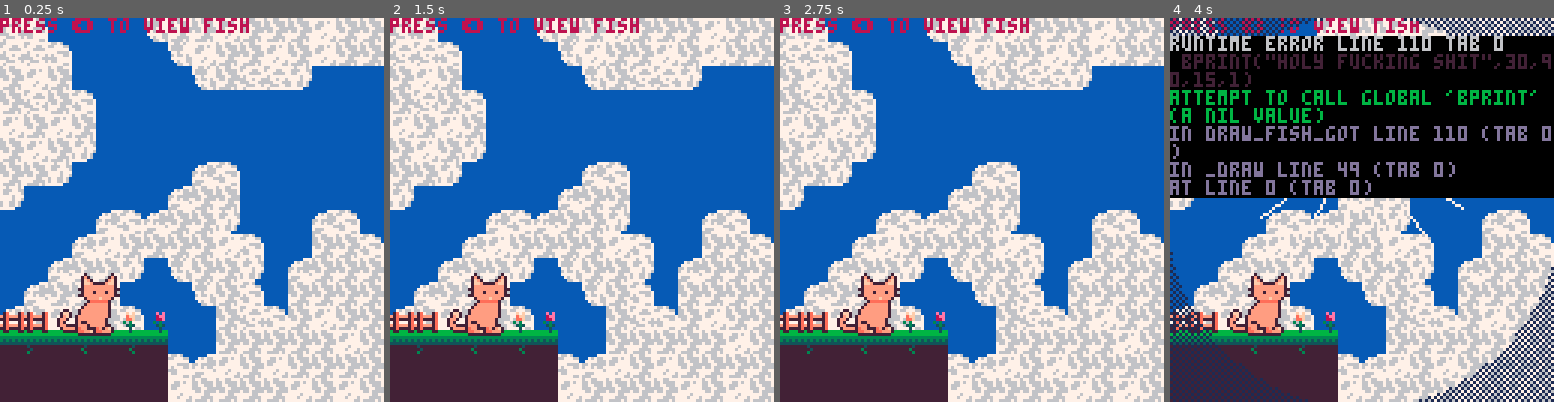
Above: before the commit, frames 1-4 (left to right).
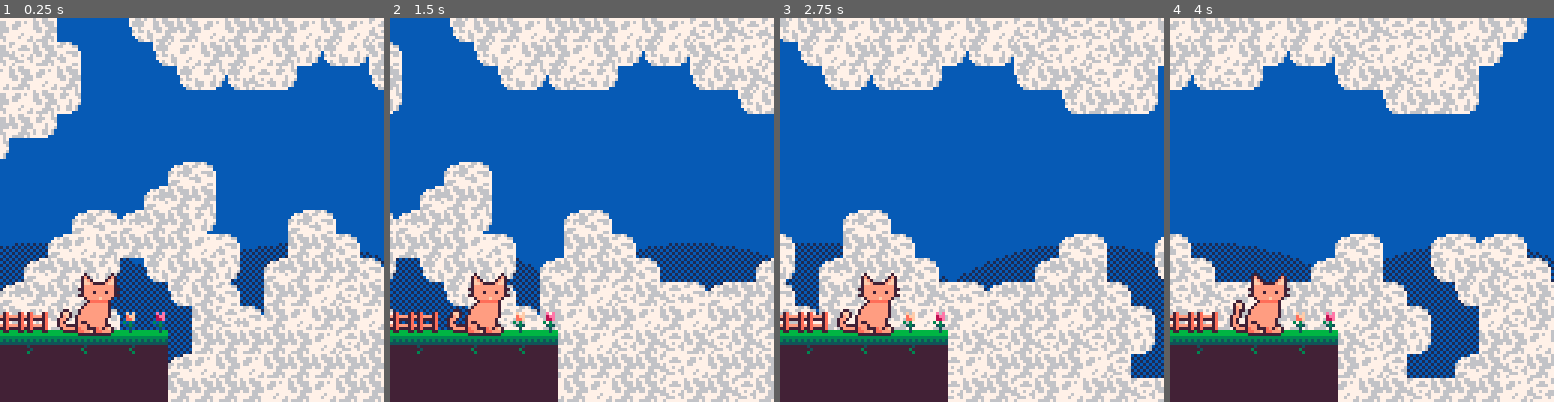
Above: after the commit, the same moments.

Repository: alexhlocke/AlexKotaFirstCart
Game: PICO-8 cartridge alex_fishart.p8
The game is run twice, just before and just after one commit, with the same random seed, the same clock (stepped at 60 frames per second) and the same inputs.
Inputs:
- Up to frame 1 (0.25 s): no input
- Up to frame 2 (1.5 s): no input
- Up to frame 3 (2.75 s): no input
- Up to frame 4 (4 s): hold Left 3.08-3.58 s

The runs differ from the first frame. In frame 1, 32% of the frame differs, in the area x 0-100%, y 0-100%; in frame 2, 50%; in frame 3, 48%; in frame 4, 76%.
Error before the commit: runtime error line 110 tab 0; bprint("holy fucking shit",30,90,15,1); attempt to call global 'bprint' (a nil value)

Commit message:
Update alex_fishart.p8

Diff:
--- a/alex_fishart.p8
+++ b/alex_fishart.p8
@@ -8,6 +8,21 @@
  poke( 0x5f2e, 1 ) --endable hidden colors
  custom_palette = {[0]=0,1,140,12,131,3,139,130,136,14,142,143,15,13,6,7}
 	pal( custom_palette, 1 )
+end
+
+function bprint(text,x,y,c,bc)
+ for i=x-1,x+1 do
+  for j=y-1,y+1 do
+   print(text,i,j,bc)
+  end
+ end
+ print(text,x,y,c)
+end
+
+--prints with a centered border
+--(set x=63 to center on screen)
+function bprint_cent(str,x,y,c,bc)
+ bprint(str,x-(#str*2),y,c,bc)
 end
 
 
@@ -34,7 +49,7 @@
 	cls(2)
 
 	--bgmap
-	map(0,16)
+	draw_clouds()
 
 	--sspr(32,32,32,32,0,0,128,128)
 	map(0,0,0,0,128,128)
@@ -45,7 +60,7 @@
 	spr(81,40,97)
 	spr(82,0,97)
 	spr(82,8,97)
-	print("press ⬅️ to view fish",8)
+	--print("press ⬅️ to view fish",8)
 
 	if(btn(0)) then
 	--cls(12)
@@ -66,6 +81,47 @@
 function cat_idle(x,y)
 		spr(1,x,y,2,3)
 		spr(ct,x-7,y+8,1,2)
+end
+
+
+--== clouds ==--
+
+
+bgx=0
+bgx2=0
+bgx3=0
+bgx4=0
+function draw_clouds()
+ --draw static bg
+ fillp(▒)
+ circfill(100,155,80,1)
+ circfill(13,155,80,1)
+ fillp()
+
+ --update bgx
+ bgx-=.6
+ if(bgx<-256)bgx=0
+ bgx2-=1
+ if(bgx2<-256)bgx2=0
+ bgx3-=.8
+ if(bgx3<-256)bgx3=0
+ bgx4-=.4
+ if(bgx4<-256)bgx4=0
+
+-- --bg clouds
+-- --bottom clouds
+-- map(0,16,bgx3,-10,32,6)
+-- map(0,16,bgx3+256,-10,32,6)
+-- --top clouds
+-- map(0,22,bgx4,68,32,10)
+-- map(0,22,bgx4+256,68,32,10)
+
+ --bottom clouds
+ map(0,16,bgx,0,32,6)
+ map(0,16,bgx+256,0,32,6)
+ --top clouds
+ map(0,22,bgx2,48,32,10)
+ map(0,22,bgx2+256,48,32,10)
 end
 -->8
 --fish display
@@ -216,19 +402,19 @@
 4041404240424000000000000000000000000000000000000000000000000000000000000000000000000000000000000000000000000000000000000000000000000000000000000000000000000000000000000000000000000000000000000000000000000000000000000000000000000000000000000000000000000000
 4343434343434300000000000000000000000000000000000000000000000000000000000000000000000000000000000000000000000000000000000000000000000000000000000000000000000000000000000000000000000000000000000000000000000000000000000000000000000000000000000000000000000000
 4343434343434300000000000000000000000000000000000000000000000000000000000000000000000000000000000000000000000000000000000000000000000000000000000000000000000000000000000000000000000000000000000000000000000000000000000000000000000000000000000000000000000000
-4d5e000000006d4e4e4f4e4e4e4f4e4e00000000000000000000000000000000000000000000000000000000000000000000000000000000000000000000000000000000000000000000000000000000000000000000000000000000000000000000000000000000000000000000000000000000000000000000000000000000
-4d4d5e000000006d4f4e4e4f4e4f4e4e00000000000000000000000000000000000000000000000000000000000000000000000000000000000000000000000000000000000000000000000000000000000000000000000000000000000000000000000000000000000000000000000000000000000000000000000000000000
-4e4f4e5f000000006d4e4d4d6e00000000000000000000000000000000000000000000000000000000000000000000000000000000000000000000000000000000000000000000000000000000000000000000000000000000000000000000000000000000000000000000000000000000000000000000000000000000000000
-4e4d4e5e00000000000000000000000000000000000000000000000000000000000000000000000000000000000000000000000000000000000000000000000000000000000000000000000000000000000000000000000000000000000000000000000000000000000000000000000000000000000000000000000000000000
-4f4e4f4e00000000000000000000000000000000000000000000000000000000000000000000000000000000000000000000000000000000000000000000000000000000000000000000000000000000000000000000000000000000000000000000000000000000000000000000000000000000000000000000000000000000
-4e4f4e6e00000000000000000000000000000000000000000000000000000000000000000000000000000000000000000000000000000000000000000000000000000000000000000000000000000000000000000000000000000000000000000000000000000000000000000000000000000000000000000000000000000000
-4e4e6e00000000005d5e00000000000000000000000000000000000000000000000000000000000000000000000000000000000000000000000000000000000000000000000000000000000000000000000000000000000000000000000000000000000000000000000000000000000000000000000000000000000000000000
-6e0000000000005d4e4e000000005f0000000000000000000000000000000000000000000000000000000000000000000000000000000000000000000000000000000000000000000000000000000000000000000000000000000000000000000000000000000000000000000000000000000000000000000000000000000000
+4e4f4e5f00006d4e4e4f4e4e4e4f4e4f4d4e4d4d4e4f4e6e00004d4d4d4e4e4d000000000000000000000000000000000000000000000000000000000000000000000000000000000000000000000000000000000000000000000000000000000000000000000000000000000000000000000000000000000000000000000000
+4e4d4e5e0000006d4f4e4e4f4e6e6d6e4e4d4f4d4e4e6e0000004e4d4d4f4d4e000000000000000000000000000000000000000000000000000000000000000000000000000000000000000000000000000000000000000000000000000000000000000000000000000000000000000000000000000000000000000000000000
+4f4e4f4e000000006d6e6d4d6e0000006d4e4e4d4f4e000000006d6e4e4e4e4f000000000000000000000000000000000000000000000000000000000000000000000000000000000000000000000000000000000000000000000000000000000000000000000000000000000000000000000000000000000000000000000000
+4e4f4e6e00000000000000000000000000006d4e4e6e0000000000006d6e4e4e000000000000000000000000000000000000000000000000000000000000000000000000000000000000000000000000000000000000000000000000000000000000000000000000000000000000000000000000000000000000000000000000
+4e4e6e0000000000000000000000000000000000000000000000000000006d4f000000000000000000000000000000000000000000000000000000000000000000000000000000000000000000000000000000000000000000000000000000000000000000000000000000000000000000000000000000000000000000000000
+6e0000000000000000000000000000000000000000000000000000000000006d000000000000000000000000000000000000000000000000000000000000000000000000000000000000000000000000000000000000000000000000000000000000000000000000000000000000000000000000000000000000000000000000
+00000000000000005d5e00000000000000000000000000000000000000000000000000000000000000000000000000000000000000000000000000000000000000000000000000000000000000000000000000000000000000000000000000000000000000000000000000000000000000000000000000000000000000000000
+000000000000005d4e4e000000005f0000000000000000000000000000000000000000000000000000000000000000000000000000000000000000000000000000000000000000000000000000000000000000000000000000000000000000000000000000000000000000000000000000000000000000000000000000000000
 000000005d5e5d4e4e6e5f00005d5e0000000000000000000000000000000000000000000000000000000000000000000000000000000000000000000000000000000000000000000000000000000000000000000000000000000000000000000000000000000000000000000000000000000000000000000000000000000000
-0000005d4f4e4e4e4e4f5e00004e4e5e00000000000000000000000000000000000000000000000000000000000000000000000000000000000000000000000000000000000000000000000000000000000000000000000000000000000000000000000000000000000000000000000000000000000000000000000000000000
-00005d4e4e6e006d4e4e6e005d4e4e4e00000000000000000000000000000000000000000000000000000000000000000000000000000000000000000000000000000000000000000000000000000000000000000000000000000000000000000000000000000000000000000000000000000000000000000000000000000000
-005d4e4e4e0000006d4e5e004e4e4e4e00000000000000000000000000000000000000000000000000000000000000000000000000000000000000000000000000000000000000000000000000000000000000000000000000000000000000000000000000000000000000000000000000000000000000000000000000000000
-5d4e4f4e4e5e5f00004e4d5e4e4f4e4e00000000000000000000000000000000000000000000000000000000000000000000000000000000000000000000000000000000000000000000000000000000000000000000000000000000000000000000000000000000000000000000000000000000000000000000000000000000
-4e4e4e4f4e4e5e00004e4e4e4e4e4f4e00000000000000000000000000000000000000000000000000000000000000000000000000000000000000000000000000000000000000000000000000000000000000000000000000000000000000000000000000000000000000000000000000000000000000000000000000000000
-4e4f4e4e4e4f4e5e5d4f4e4f4e4e4e4e00000000000000000000000000000000000000000000000000000000000000000000000000000000000000000000000000000000000000000000000000000000000000000000000000000000000000000000000000000000000000000000000000000000000000000000000000000000
-4e4e4e4f4e4e4e4f4e4e4e4e4f4e4f4e00000000000000000000000000000000000000000000000000000000000000000000000000000000000000000000000000000000000000000000000000000000000000000000000000000000000000000000000000000000000000000000000000000000000000000000000000000000
+0000005d4f4e4e4e4e4f5e00004e4e5e0000000000005d5e00005d5e5d5e0000000000000000000000000000000000000000000000000000000000000000000000000000000000000000000000000000000000000000000000000000000000000000000000000000000000000000000000000000000000000000000000000000
+00005d4e4e6e006d4e4e6e005d4e4e4e5e000000005d4e4e00006d4e4e4d5e00000000000000000000000000000000000000000000000000000000000000000000000000000000000000000000000000000000000000000000000000000000000000000000000000000000000000000000000000000000000000000000000000
+005d4e4e4e0000006d4e5e004e4e4f4d4e4d5e5d4e4e4e4e5e00006d4e4d4e5e000000000000000000000000000000000000000000000000000000000000000000000000000000000000000000000000000000000000000000000000000000000000000000000000000000000000000000000000000000000000000000000000
+5d4e4f4e4e5e5f00004e4d5e4e4f4e4e4f4e4f4e4e4e4f4e4e5e00004f4d4e4e000000000000000000000000000000000000000000000000000000000000000000000000000000000000000000000000000000000000000000000000000000000000000000000000000000000000000000000000000000000000000000000000
+4e4e4e4f4e4e5e00004e4e4e4e4e4f4d4e4d4e4d4e4d4e4d4e6e00004e4e4f4e000000000000000000000000000000000000000000000000000000000000000000000000000000000000000000000000000000000000000000000000000000000000000000000000000000000000000000000000000000000000000000000000
+4e4f4e4e4e4f4e5e5d4f4e4f4e4e4e4e4e4d4f4e4e4e4e4f4d00005d4e4d4e4e000000000000000000000000000000000000000000000000000000000000000000000000000000000000000000000000000000000000000000000000000000000000000000000000000000000000000000000000000000000000000000000000
+4e4e4e4f4e4e4e4f4e4e4e4e4f4e4f4e4e4d4e4e4d4e4f4e4e4d4e4e4e4f4d4d000000000000000000000000000000000000000000000000000000000000000000000000000000000000000000000000000000000000000000000000000000000000000000000000000000000000000000000000000000000000000000000000
Not shown, changed: 130 lines of the sprite sheet (__gfx__) section of alex_fishart.p8
Not shown, changed: the thumbnail (__label__) section of alex_fishart.p8
